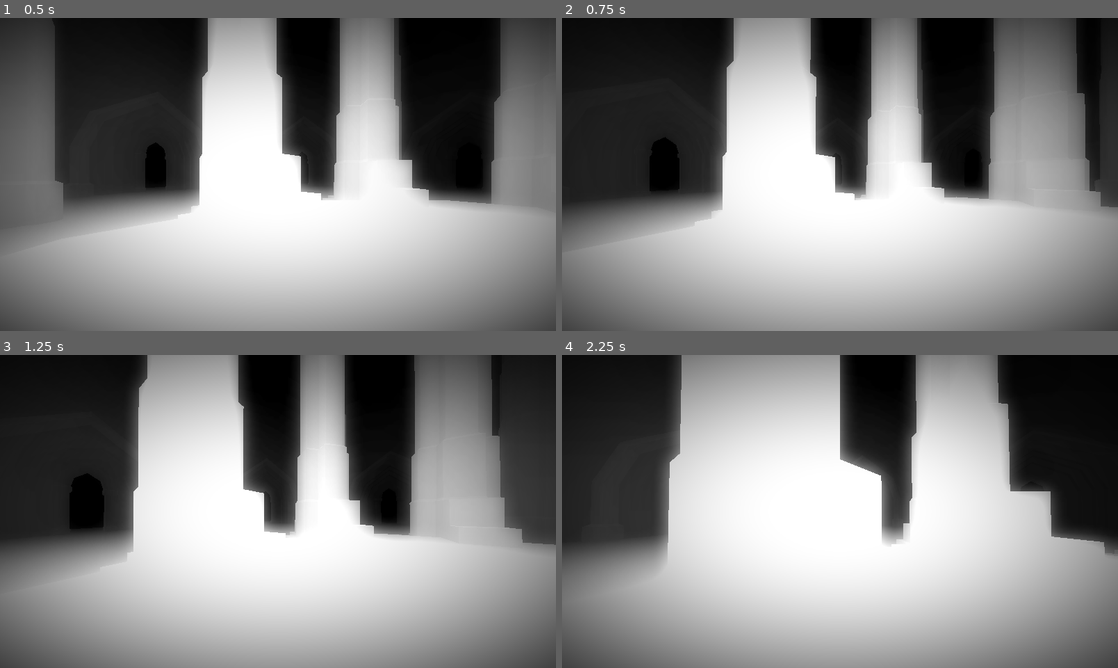
Above: before the commit, frames 1-4 (two rows, left to right).
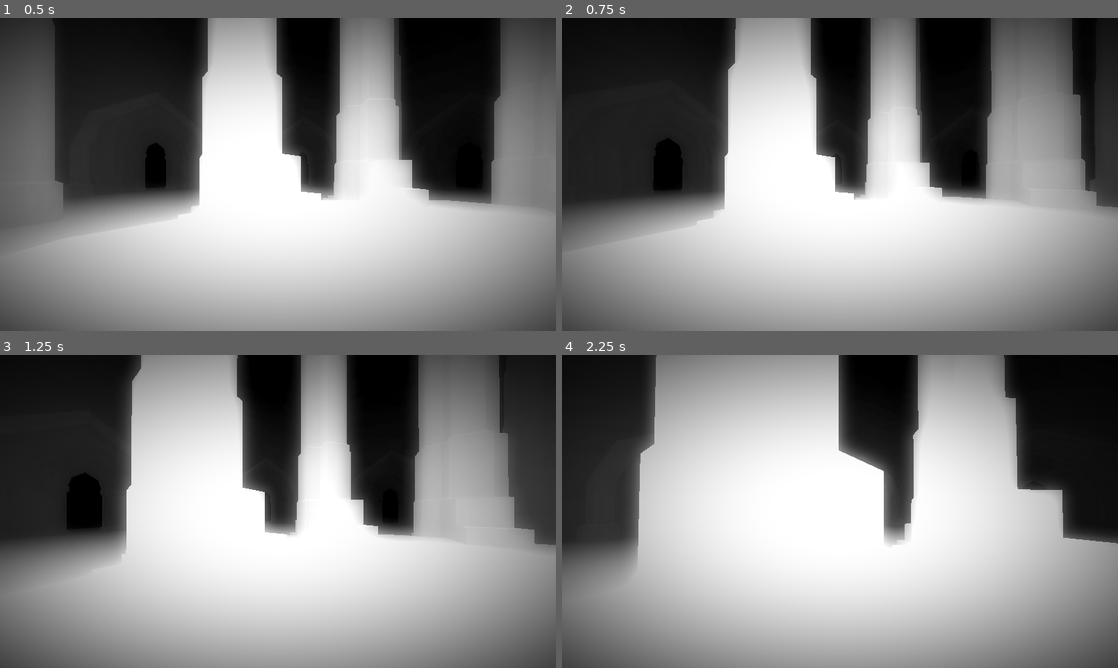
Above: after the commit, the same moments.

Repository: init-Sense/octant
Game: Godot game, scene res://scenes/level/octagon.tscn
Same seed, same stepped clock (60 frames per second), same inputs: the game is played once before the commit and once after it.
Inputs (mouse positions are in pixels of both pictures, inside the frame that each line leads up to):
- Up to frame 1 (0.5 s): no input
- Up to frame 2 (0.75 s): move the mouse to (867, 174) at 0.52 s; hold W (move_forward) from 0.53 s (still down); tap Shift (run) at 0.6 s
- Up to frame 3 (1.25 s): keep holding W (move_forward)
- Up to frame 4 (2.25 s): keep holding W (move_forward); move the mouse to (812, 511) at 1.27 s; tap Shift (run) at 1.35, 2.1 s; move the mouse to (851, 505) at 2.02 s

Frame 1 is identical in both runs. In frame 2, 1.5% of the frame differs, in the area x 15-99%, y 0-66%; in frame 3, 3.3%; in frame 4, 6.6%, in the area x 12-100%, y 0-70%.

Commit message:
refactor: Added previous state tracking for other states in player script

Diff:
--- a/scripts/player/inputs.gd
+++ b/scripts/player/inputs.gd
@@ -19,14 +19,13 @@
 #region VARIABLES
 var last_sprint_tap_time: float = 0.0
 var sprint_tap_count: int = 0
-var is_jumping: bool = false
 #endregion
 
 
 func _input(_event) -> void:
 	handle_jump_input()
 
-	if is_jumping:
+	if player.is_charging_jump():
 		handle_movement_during_jump()
 	else:
 		handle_movement_input()
@@ -37,25 +36,36 @@
 #region JUMP HANDLING
 func handle_jump_input() -> void:
 	if Input.is_action_pressed("move_forward") and Input.is_action_pressed("move_backward"):
-		if not player.is_jumping():
-			player.set_jumping()
+		if not player.is_charging_jump():
 			jump.start_charge()
-			if Input.is_action_pressed("move_forward") and player.is_forward():
-				movement.forward()
-			elif Input.is_action_pressed("move_backward") and player.is_backward():
-				movement.backward()
-			else:
-				movement.still()
-	elif not Input.is_action_pressed("move_forward") or not Input.is_action_pressed("move_backward"):
-		jump.release_jump()
+	else:
+		if player.is_charging_jump():
+			jump.release_jump()
+			reset_movement()
 
-		if not Input.is_action_pressed("move_forward") and not Input.is_action_pressed("move_backward"):
-			movement.still()
 
 func handle_movement_during_jump() -> void:
-	if Input.is_action_pressed("move_forward") and player.is_forward():
+	if not player.is_charging_jump():
+		return
+
+	if player.is_forward():
+		if Input.is_action_pressed("move_forward"):
+			movement.forward()
+		else:
+			movement.still()
+	elif player.is_backward():
+		if Input.is_action_pressed("move_backward"):
+			movement.backward()
+		else:
+			movement.still()
+	elif player.is_still() and player.is_idle():
+		movement.still()
+
+
+func reset_movement() -> void:
+	if Input.is_action_pressed("move_forward"):
 		movement.forward()
-	elif Input.is_action_pressed("move_backward") and player.is_backward():
+	elif Input.is_action_pressed("move_backward"):
 		movement.backward()
 	else:
 		movement.still()
@@ -64,14 +74,15 @@
 
 #region MOVEMENT HANDLING
 func handle_movement_input() -> void:
-	if Input.is_action_pressed("move_forward"):
-		movement.forward()
-	elif Input.is_action_pressed("move_backward"):
-		movement.backward()
-	else:
-		movement.still()
+	if not player.is_charging_jump():
+		if Input.is_action_pressed("move_forward"):
+			movement.forward()
+		elif Input.is_action_pressed("move_backward"):
+			movement.backward()
+		else:
+			movement.still()
 
-	motion.update_movement_state()
+		motion.update_movement_state()
 #endregion
 
 
--- a/scripts/player/jump.gd
+++ b/scripts/player/jump.gd
@@ -3,7 +3,7 @@
 
 
 #region NODES
-@onready var player: CharacterBody3D = $"../.."
+@onready var player: Player = $"../.."
 @onready var direction: Movement = %Direction
 @onready var motion: Motion = %Motion
 @onready var head: Node3D = %Head
@@ -58,7 +58,6 @@
 
 #region CHARGE VARIABLES
 var charge_start_time: float = 0.0
-var is_charging: bool = false
 var current_charge: float = 0.0
 #endregion
 
@@ -102,13 +101,13 @@
 #region JUMP MECHANICS
 func start_charge() -> void:
 	if (not player.is_jumping() and player.is_on_floor() or climb._snapped_to_stairs_last_frame) or can_coyote_jump:
-		is_charging = true
+		player.set_charging_jump()
 		charge_start_time = Time.get_ticks_msec() / 1000.0
 		current_charge = 0.0
 
 
 func release_jump() -> void:
-	if is_charging:
+	if player.is_charging_jump():
 		if (player.is_on_floor() or climb._snapped_to_stairs_last_frame) or can_coyote_jump:
 			is_jump_requested = true
 			horizontal_momentum = Vector2(direction.velocity_vector.x, direction.velocity_vector.z)
@@ -117,11 +116,11 @@
 			can_coyote_jump = false
 		else:
 			cancel_jump()
-		is_charging = false
+		player.set_no_action()
 
 
 func cancel_jump() -> void:
-	is_charging = false
+	player.set_no_action()
 	current_charge = 0.0
 
 
@@ -145,15 +144,15 @@
 #region MOVEMENT CONTROL
 func apply_midair_control(delta: float) -> void:
 	if not player.is_on_floor():
-		var input_dir = get_input_direction()
+		var input_dir: Vector2 = get_input_direction()
 		var target_velocity: Vector3
 
 		if input_dir.length() > 0.1:
 			target_velocity = direction.target_velocity * MIDAIR_CONTROL
 		else:
-			var momentum_speed = clamp(initial_speed, MIN_MOMENTUM_SPEED, MAX_MOMENTUM_SPEED)
-			var momentum_factor = inverse_lerp(MIN_MOMENTUM_SPEED, MAX_MOMENTUM_SPEED, momentum_speed)
-			var preserved_speed = lerp(MIN_MOMENTUM_SPEED, initial_speed, momentum_factor) * MOMENTUM_REDUCTION_FACTOR
+			var momentum_speed         = clamp(initial_speed, MIN_MOMENTUM_SPEED, MAX_MOMENTUM_SPEED)
+			var momentum_factor: float = inverse_lerp(MIN_MOMENTUM_SPEED, MAX_MOMENTUM_SPEED, momentum_speed)
+			var preserved_speed        = lerp(MIN_MOMENTUM_SPEED, initial_speed, momentum_factor) * MOMENTUM_REDUCTION_FACTOR
 			target_velocity = Vector3(horizontal_momentum.x, 0, horizontal_momentum.y).normalized() * preserved_speed
 
 		direction.velocity_vector.x = move_toward(direction.velocity_vector.x, target_velocity.x, motion.DECELERATION * delta)
@@ -162,7 +161,7 @@
 
 func apply_momentum(delta: float) -> void:
 	if not (player.is_on_floor() or climb._snapped_to_stairs_last_frame):
-		var reduced_momentum = jump_momentum * MOMENTUM_REDUCTION_FACTOR
+		var reduced_momentum: Vector3 = jump_momentum * MOMENTUM_REDUCTION_FACTOR
 		direction.velocity_vector = direction.velocity_vector.lerp(reduced_momentum, MOMENTUM_FACTOR * delta)
 
 
@@ -176,7 +175,7 @@
 			emit_signal("landed")
 		can_coyote_jump = true
 		coyote_timer = 0.0
-	elif is_charging and not (player.is_on_floor() or climb._snapped_to_stairs_last_frame) and not can_coyote_jump:
+	elif player.is_charging_jump() and not (player.is_on_floor() or climb._snapped_to_stairs_last_frame) and not can_coyote_jump:
 		cancel_jump()
 
 func update_coyote_time(delta: float) -> void:
@@ -189,10 +188,10 @@
 
 #region VISUAL FEEDBACK
 func update_charge_offset(delta: float) -> void:
-	var target_offset = 0.0
-	if is_charging:
+	var target_offset: float = 0.0
+	if player.is_charging_jump():
 		current_charge = min(current_charge + delta, MAX_CHARGE_TIME)
-		var charge_progress = current_charge / MAX_CHARGE_TIME
+		var charge_progress: float = current_charge / MAX_CHARGE_TIME
 		target_offset = -(charge_progress * HEAD_CHARGE_OFFSET)
 
 	charge_offset = move_toward(charge_offset, target_offset, delta * 2)
--- a/scripts/player/motion.gd
+++ b/scripts/player/motion.gd
@@ -14,7 +14,7 @@
 const SPRINT_SPEED: float = 8.0
 const WALKING_SPEED: float = 3.0
 const SNEAKING_SPEED: float = 1.5
-const WALK_DELAY: float = 0.2
+const WALK_DELAY: float = 0.1
 #endregion
 
 
@@ -81,26 +81,23 @@
 
 
 func update_movement_state() -> void:
-	var input_dir: Vector3 = direction.get_input_dir()
-
-	if input_dir == Vector3.ZERO:
+	if player.is_still():
 		idle()
 	elif player.is_crouching() or player.is_crouched():
 		sneak()
-	elif is_sprinting and not player.is_crouched():
+	elif player.is_running() and not player.is_crouched():
 		run()
 	else:
 		walk()
 
 
 func start_sprint() -> void:
-	is_sprinting = true
+	player.set_running()
 	is_walk_delayed = false
 	update_movement_state()
 
 
 func stop_sprint() -> void:
-	is_sprinting = false
 	update_movement_state()
 
 
--- a/scripts/player/player.gd
+++ b/scripts/player/player.gd
@@ -27,6 +27,7 @@
 
 enum ActionState {
 	NOTHING,
+	CHARGING_JUMP,
 	JUMPING,
 	# FLYING,
 	# SWIMMING...
@@ -35,7 +36,7 @@
 
 
 #region INITIAL STATES
-@onready var direction_state: MovementState = MovementState.STILL
+@onready var movement_state: MovementState = MovementState.STILL
 @onready var motion_state: MotionState = MotionState.IDLE
 @onready var position_state: PositionState = PositionState.STANDING
 @onready var action_state: ActionState = ActionState.NOTHING
@@ -44,6 +45,7 @@
 
 #region PREVIOUS STATES
 @onready var previous_motion_state: MotionState = MotionState.IDLE
+@onready var previous_movement_state: MovementState = MovementState.STILL
 #endregion
 
 
@@ -65,15 +67,19 @@
 
 
 #region GENERIC SETTERS
-func set_direction_state(state: MovementState) -> void:
-	if state != direction_state:
-		direction_state = state
-		print("Direction -> ", get_direction_value())
+func set_movement_state(state: MovementState) -> void:
+	if state != movement_state:
+		previous_movement_state = movement_state
+		movement_state = state
+		print("Movement -> ", get_movement_value())
+		print("Previous Movement -> ", get_previous_movement_value())
+
 
 func set_action_state(state: ActionState) -> void:
 	if state != action_state:
 		action_state = state
 		print("Action -> ", get_action_value())
+
 
 func set_motion_state(state: MotionState) -> void:
 	if state != motion_state:
@@ -82,6 +88,7 @@
 		print("Motion -> ", get_motion_value())
 		print("Previous Motion -> ", get_previous_motion_value())
 
+
 func set_position_state(state: PositionState) -> void:
 	if state != position_state:
 		position_state = state
@@ -89,17 +96,17 @@
 #endregion
 
 
-#region DIRECTION SETTERS
+#region MOVEMENT SETTERS
 func set_still() -> void:
-	set_direction_state(MovementState.STILL)
+	set_movement_state(MovementState.STILL)
 
 
 func set_forward() -> void:
-	set_direction_state(MovementState.FORWARD)
+	set_movement_state(MovementState.FORWARD)
 
 
 func set_backward() -> void:
-	set_direction_state(MovementState.BACKWARD)
+	set_movement_state(MovementState.BACKWARD)
 #endregion
 
 
@@ -107,11 +114,14 @@
 func set_idle() -> void:
 	set_motion_state(MotionState.IDLE)
 
+
 func set_walking() -> void:
 	set_motion_state(MotionState.WALKING)
 
+
 func set_sneaking() -> void:
 	set_motion_state(MotionState.SNEAKING)
+
 
 func set_running() -> void:
 	set_motion_state(MotionState.RUNNING)
@@ -122,6 +132,8 @@
 func set_no_action() -> void:
 	set_action_state(ActionState.NOTHING)
 
+func set_charging_jump() -> void:
+	set_action_state(ActionState.CHARGING_JUMP)
 
 func set_jumping() -> void:
 	set_action_state(ActionState.JUMPING)
@@ -143,8 +155,20 @@
 
 
 #region GENERIC GETTERS
-func get_direction_value() -> String:
-	match direction_state:
+func get_movement_value() -> String:
+	match movement_state:
+		MovementState.STILL:
+			return "STILL"
+		MovementState.FORWARD:
+			return "FORWARD"
+		MovementState.BACKWARD:
+			return "BACKWARD"
+		_:
+			return "UNKNOWN"
+
+
+func get_previous_movement_value() -> String:
+	match previous_movement_state:
 		MovementState.STILL:
 			return "STILL"
 		MovementState.FORWARD:
@@ -187,6 +211,8 @@
 	match action_state:
 		ActionState.NOTHING:
 			return "NOTHING"
+		ActionState.CHARGING_JUMP:
+			return "CHARGING_JUMP"
 		ActionState.JUMPING:
 			return "JUMPING"
 		_:
@@ -206,21 +232,37 @@
 #endregion
 
 
-#region DIRECTION GETTERS
+#region MOVEMENT GETTERS
 func is_still() -> bool:
-	return direction_state == MovementState.STILL
+	return movement_state == MovementState.STILL
 
 
 func has_direction() -> bool:
-	return direction_state in [MovementState.FORWARD, MovementState.BACKWARD]
+	return movement_state in [MovementState.FORWARD, MovementState.BACKWARD]
 
 
 func is_forward() -> bool:
-	return direction_state == MovementState.FORWARD
+	return movement_state == MovementState.FORWARD
 
 
 func is_backward() -> bool:
-	return direction_state == MovementState.BACKWARD
+	return movement_state == MovementState.BACKWARD
+
+
+func was_still() -> bool:
+	return previous_movement_state == MovementState.STILL
+
+
+func had_direction() -> bool:
+	return previous_movement_state in [MovementState.FORWARD, MovementState.BACKWARD]
+
+
+func was_forward() -> bool:
+	return previous_movement_state == MovementState.FORWARD
+
+
+func was_backward() -> bool:
+	return previous_movement_state == MovementState.BACKWARD
 #endregion
 
 
@@ -229,29 +271,38 @@
 func is_idle() -> bool:
 	return motion_state == MotionState.IDLE
 
+
 func is_walking() -> bool:
 	return motion_state == MotionState.WALKING
 
+
 func is_sneaking() -> bool:
 	return motion_state == MotionState.SNEAKING
 
+
 func is_running() -> bool:
 	return motion_state == MotionState.RUNNING
 
+
 func in_motion() -> bool:
 	return motion_state in [MotionState.WALKING, MotionState.SNEAKING, MotionState.RUNNING]
 
+
 func was_idle() -> bool:
 	return previous_motion_state == MotionState.IDLE
 
+
 func was_walking() -> bool:
 	return previous_motion_state == MotionState.WALKING
 
+
 func was_sneaking() -> bool:
 	return previous_motion_state == MotionState.SNEAKING
 
+
 func was_running() -> bool:
 	return previous_motion_state == MotionState.RUNNING
+
 
 func was_in_motion() -> bool:
 	return previous_motion_state in [MotionState.WALKING, MotionState.SNEAKING, MotionState.RUNNING]
@@ -263,6 +314,10 @@
 	return action_state == ActionState.NOTHING
 
 
+func is_charging_jump() -> bool:
+	return action_state == ActionState.CHARGING_JUMP
+
+
 func is_jumping() -> bool:
 	return action_state == ActionState.JUMPING
 #endregion
